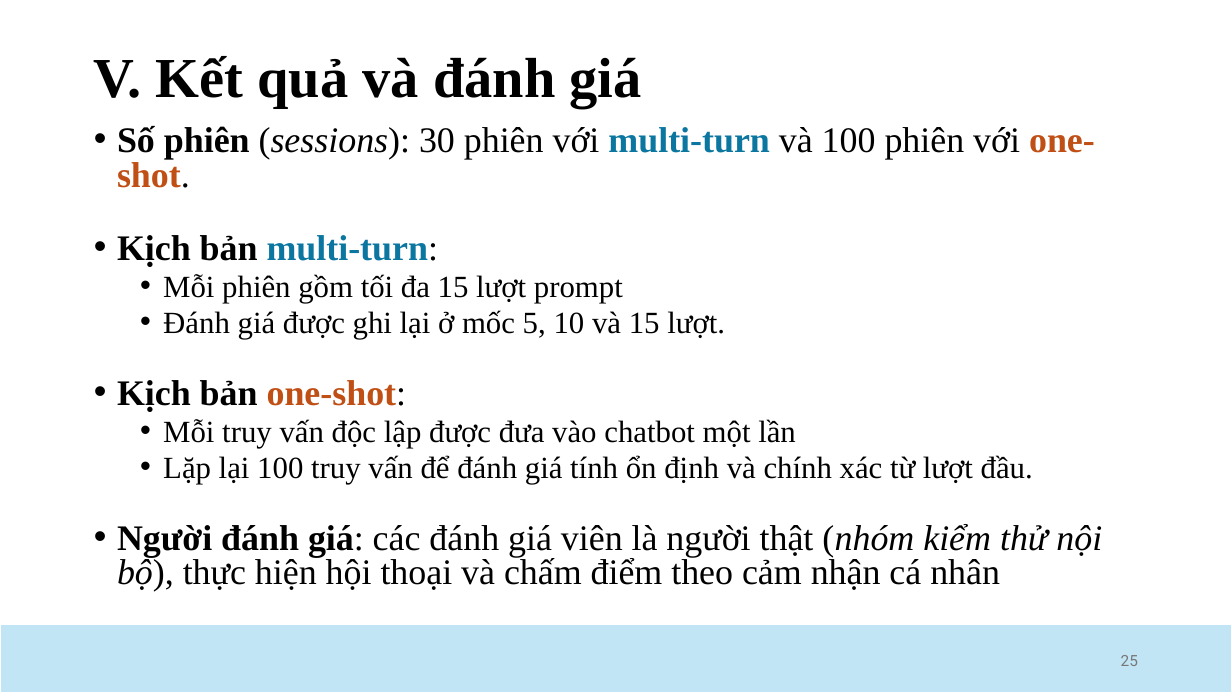
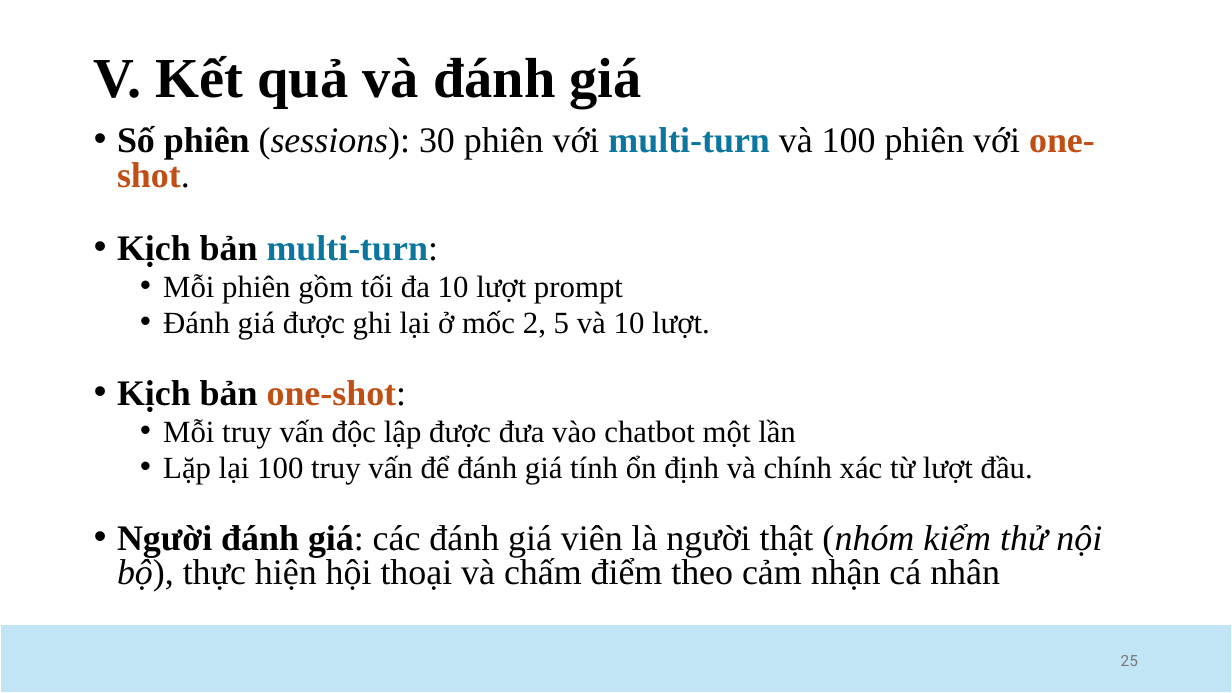
Before and after one commit to HaianCao/FoodChatbot, a slide deck: slide 25 of slide.pptx. Drawn at 1232x693 pixels with LibreOffice and Linux fonts; fonts in the diff are those of the drawing. Boxes give left, top, right and bottom in pixels: in the first picture for what was removed or moved away, otherwise in the second. Text is boxed around its words. In the diff, an @@ line names an element or a change of style, - is before the commit and + after.

```diff
--- a/slide.pptx
+++ b/slide.pptx
@@ text at (x1=163, y1=274, x2=710, y2=339): text changed @@
-  • Mỗi phiên gồm tối đa 15 lượt prompt
-  • Đánh giá được ghi lại ở mốc 5, 10 và 15 lượt.
+  • Mỗi phiên gồm tối đa 10 lượt prompt
+  • Đánh giá được ghi lại ở mốc 2, 5 và 10 lượt.
```
Also in this commit, not shown: 3 other slides changed.
